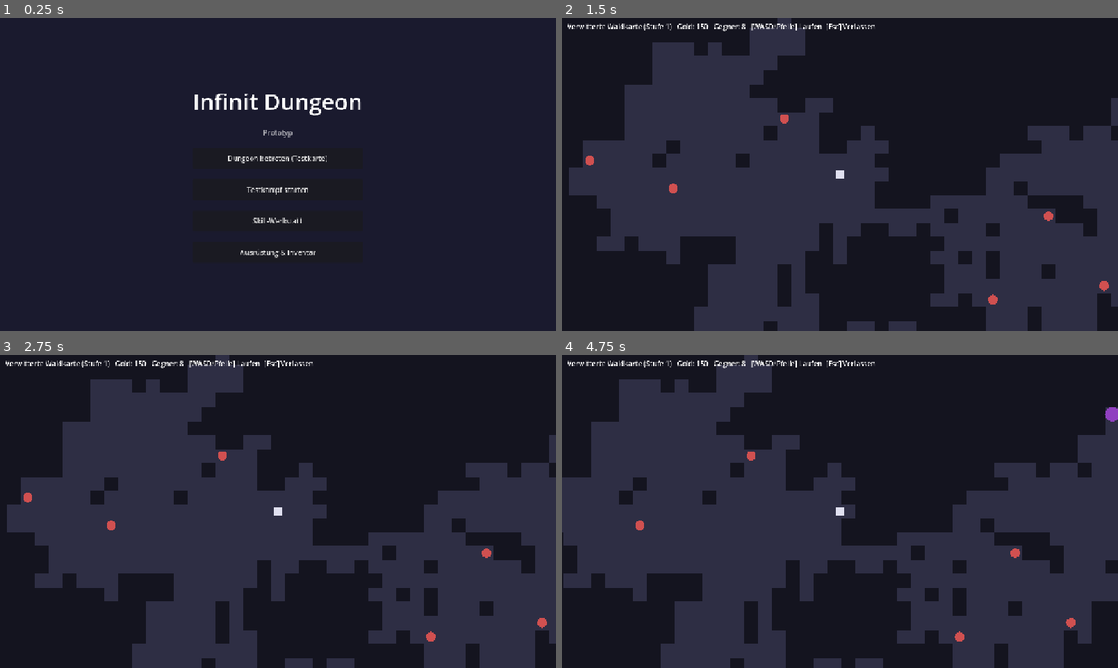
Above: before the commit, frames 1-4 (two rows, left to right).
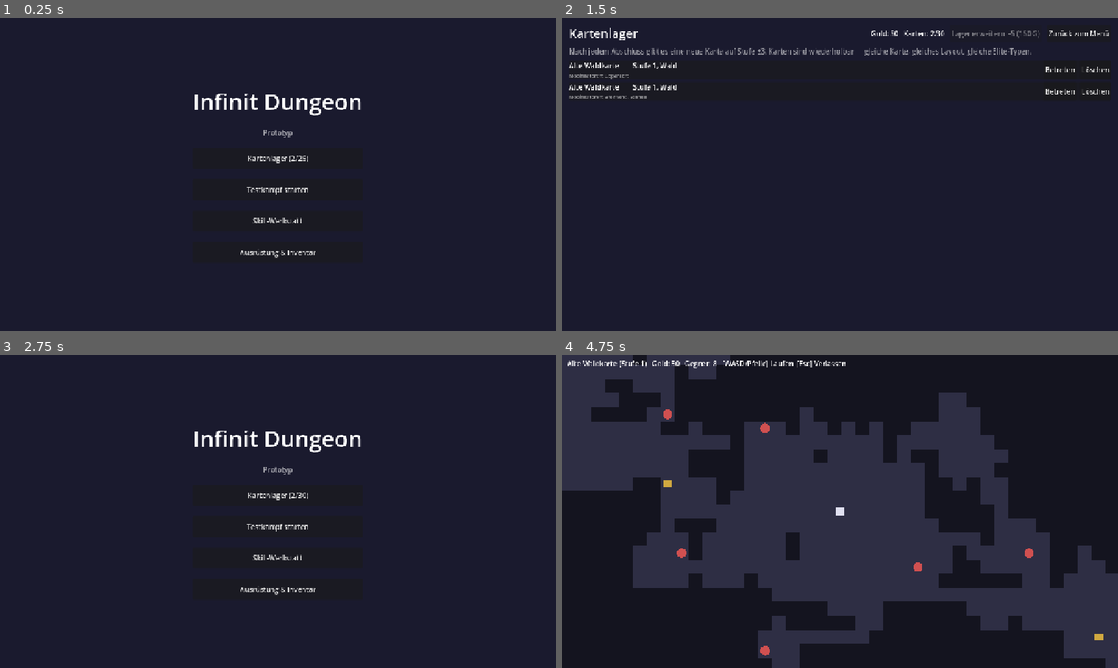
Above: after the commit, the same moments.

Repository: Edrick18/infinit_dungeon
Game: Godot game, scene res://scenes/main.tscn
The game is run twice, just before and just after one commit, with the same random seed, the same clock (stepped at 60 frames per second) and the same inputs.
Inputs (mouse positions are in pixels of both pictures, inside the frame that each line leads up to):
- Up to frame 1 (0.25 s): no input
- Up to frame 2 (1.5 s): click (840, 158) at 0.5 s, where only the run before the commit has a clickable "Dungeon betreten (Testkarte)"; click (995, 33) at 1.25 s, where only the run after the commit has a clickable "Lager erweitern +5 (100 G)"
- Up to frame 3 (2.75 s): click (517, 370) at 2 s, where only the run after the commit has a clickable "Zurück zum Menü"
- Up to frame 4 (4.75 s): click (840, 495) at 2.75 s, where only the run after the commit has a clickable "Kartenlager (2/30)"; click (1062, 408) at 3.5 s, where only the run after the commit has a clickable "Betreten"; tap Enter at 4.25 s; move the mouse to (962, 495) at 4.27 s; hold D from 4.28 s (still down); click (962, 495) at 4.42 s

The runs differ from the first frame. In frame 1, 0.2% of the frame differs, in the area x 41-59%, y 44-47%; in frame 2, 5.4%; in frame 3, 7.2%; in frame 4, 46%, in the area x 0-100%, y 0-100%.

Commit message:
Hub + Kartensystem: Kartenlager, Belohnungskarte +-3 — Mini-Loop komplett
- CardFactory: Karten mit Biom, Namen, Seed und fix gewuerfelten
  Modifikatoren; Belohnungskarte nach Abschluss auf Stufe +-3 (min 1);
  Startkarten (2x Wald Stufe 1)
- GameState: Kartenlager mit 25 Slots, Erweiterung +5 gegen Gold
  (100 G, steigend); volle Lager lehnen Karten ab (Design-Konsequenz)
- Boss-Sieg: Abschluss-Zaehler der Karte steigt, Belohnungskarte wird
  gewuerfelt und eingelagert; Abschluss-Overlay zeigt die Belohnung
  (und warnt, wenn das Lager voll war)
- Kartenlager-Szene: Kartenliste mit Stufe/Biom/Modifikatoren/
  Abschluss-Zaehler, Betreten/Loeschen, Lager-Erweiterung
- Menu: Kartenlager ersetzt den Testkarten-Button; "Dungeon fortsetzen"
  nur bei aktivem Run
- Selbsttest scripts/dev/hub_selftest.gd (14 Checks)

Damit ist der komplette Mini-Loop aus dem Design spielbar:
Karte waehlen -> Dungeon -> Kampf/Loot -> Boss -> neue Karte +-3 -> Hub

Co-Authored-By: Claude Fable 5 <noreply@anthropic.com>

Diff:
--- a/autoload/game_state.gd
+++ b/autoload/game_state.gd
@@ -6,6 +6,11 @@
 var researched: Array[StringName] = []
 var party: Array[Combatant] = []
 var inventory: Array[ItemInstance] = []
+
+## Kartenlager: begrenzt, aber gegen Gold erweiterbar (siehe Design).
+var cards: Array[DungeonCard] = []
+var card_capacity := 25
+var storage_expansions := 0
 
 ## Laufender Dungeon-Besuch: {"card": DungeonCard, "defeated": Array[int],
 ## "opened": Array[int], "player_pos": Vector2, "boss_defeated": bool}.
@@ -21,6 +26,41 @@
 func _ready() -> void:
 	if party.is_empty():
 		party = TestContent.make_party()
+	if cards.is_empty():
+		# Zwei Startkarten, damit es direkt losgehen kann.
+		cards.append(CardFactory.make_starter_card())
+		cards.append(CardFactory.make_starter_card())
+
+
+## Karte ins Lager legen. false, wenn das Lager voll ist (Karte verfällt —
+## bewusste Design-Konsequenz des begrenzten Lagers).
+func add_card(card: DungeonCard) -> bool:
+	if cards.size() >= card_capacity:
+		return false
+	cards.append(card)
+	return true
+
+
+func delete_card(card: DungeonCard) -> void:
+	cards.erase(card)
+
+
+func storage_expansion_cost() -> int:
+	return 100 + storage_expansions * 50
+
+
+func can_expand_storage() -> bool:
+	return gold >= storage_expansion_cost()
+
+
+## Lager gegen Gold um 5 Slots erweitern.
+func expand_storage() -> bool:
+	if not can_expand_storage():
+		return false
+	gold -= storage_expansion_cost()
+	card_capacity += 5
+	storage_expansions += 1
+	return true
 
 
 func start_run(card: DungeonCard) -> void:
--- /dev/null
+++ b/scenes/hub/card_storage.tscn
@@ -0,0 +1,9 @@
+[gd_scene load_steps=2 format=3]
+
+[ext_resource type="Script" path="res://scripts/ui/card_storage.gd" id="1_storage"]
+
+[node name="CardStorage" type="Control"]
+anchors_preset = 15
+anchor_right = 1.0
+anchor_bottom = 1.0
+script = ExtResource("1_storage")
--- /dev/null
+++ b/scripts/dev/hub_selftest.gd
@@ -0,0 +1,102 @@
+extends SceneTree
+## Headless-Selbsttest für Kartenfabrik und Kartenlager:
+##   godot\Godot_v4.7-stable_win64_console.exe --headless -s scripts/dev/hub_selftest.gd
+
+var failures := 0
+
+
+func _init() -> void:
+	_test_card_factory()
+	_test_reward_tiers()
+	_test_storage()
+	if failures == 0:
+		print("SELFTEST OK — alle Hub-/Kartensystem-Tests bestanden")
+		quit(0)
+	else:
+		print("SELFTEST FEHLGESCHLAGEN — %d Fehler" % failures)
+		quit(1)
+
+
+func _check(condition: bool, label: String) -> void:
+	if condition:
+		print("  ok: " + label)
+	else:
+		failures += 1
+		printerr("  FEHLER: " + label)
+
+
+func _test_card_factory() -> void:
+	print("Kartenfabrik:")
+	var rng := RandomNumberGenerator.new()
+	rng.seed = 42
+	var all_ok := true
+	var biomes := {}
+	for i in 50:
+		var card := CardFactory.make_card(3, rng)
+		biomes[card.biome] = true
+		if card.display_name.is_empty() or card.tier != 3 or card.modifier_ids.is_empty():
+			all_ok = false
+		for id in card.modifier_ids:
+			var modifier := EnemyLibrary.get_modifier(id)
+			if modifier == null or modifier.min_tier > 3:
+				all_ok = false
+	_check(all_ok, "50 Karten: Name, Stufe und gültige Modifikatoren (min_tier ok)")
+	_check(biomes.size() == 4, "alle vier Biome kommen vor")
+
+	var starter := CardFactory.make_starter_card()
+	_check(starter.tier == 1 and starter.biome == Enums.Biome.FOREST,
+		"Startkarte: Stufe 1, Wald")
+
+
+func _test_reward_tiers() -> void:
+	print("Belohnungskarte (±3):")
+	var base := DungeonCard.new()
+	base.tier = 5
+	var in_range := true
+	var varied := {}
+	for i in 100:
+		var reward := CardFactory.make_reward(base)
+		varied[reward.tier] = true
+		if reward.tier < 2 or reward.tier > 8:
+			in_range = false
+	_check(in_range, "100 Belohnungen: immer im Bereich Stufe 2-8 (5 ± 3)")
+	_check(varied.size() >= 4, "Stufen streuen (%d verschiedene)" % varied.size())
+
+	var low := DungeonCard.new()
+	low.tier = 1
+	var min_ok := true
+	for i in 50:
+		if CardFactory.make_reward(low).tier < 1:
+			min_ok = false
+	_check(min_ok, "Stufe fällt nie unter 1")
+
+
+func _test_storage() -> void:
+	print("Kartenlager:")
+	# GameState außerhalb des Baums instanziieren (ohne _ready/Startkarten).
+	var state: Node = load("res://autoload/game_state.gd").new()
+	state.card_capacity = 3
+
+	var rng := RandomNumberGenerator.new()
+	rng.seed = 1
+	var cards: Array[DungeonCard] = []
+	for i in 4:
+		cards.append(CardFactory.make_card(1, rng))
+
+	_check(state.add_card(cards[0]) and state.add_card(cards[1]) and state.add_card(cards[2]),
+		"3 Karten passen ins Lager (Kapazität 3)")
+	_check(not state.add_card(cards[3]), "4. Karte wird abgelehnt — Lager voll")
+
+	state.delete_card(cards[1])
+	_check(state.cards.size() == 2 and state.add_card(cards[3]),
+		"nach Löschen ist wieder Platz")
+
+	state.gold = 90
+	_check(not state.can_expand_storage(), "Erweiterung mit 90 G nicht leistbar (kostet 100)")
+	state.gold = 150
+	var cost_before: int = state.storage_expansion_cost()
+	_check(state.expand_storage(), "Erweiterung klappt mit genug Gold")
+	_check(state.card_capacity == 8, "Kapazität 3 → 8 (+5 Slots)")
+	_check(state.gold == 150 - cost_before, "Gold wurde abgezogen")
+	_check(state.storage_expansion_cost() > cost_before, "nächste Erweiterung wird teurer")
+	state.free()
--- /dev/null
+++ b/scripts/dungeon/card_factory.gd
@@ -0,0 +1,56 @@
+class_name CardFactory
+extends RefCounted
+## Erzeugt Dungeon-Karten: Startkarten, Zufallskarten und die
+## Belohnungskarte nach einem Dungeon-Abschluss (Stufe ±3, min. 1).
+## Alle Karten-Eigenschaften inkl. Modifikatoren werden hier fix gewürfelt.
+
+const NAME_PREFIXES: Array[String] = [
+	"Verwitterte", "Zerfledderte", "Alte", "Blutige", "Vergilbte", "Moosige",
+]
+
+const BIOME_CARD_NAMES := {
+	Enums.Biome.FOREST: "Waldkarte",
+	Enums.Biome.CAVE: "Höhlenkarte",
+	Enums.Biome.RUINS: "Ruinenkarte",
+	Enums.Biome.CRYPT: "Kryptakarte",
+}
+
+const BIOME_NAMES := {
+	Enums.Biome.FOREST: "Wald",
+	Enums.Biome.CAVE: "Höhle",
+	Enums.Biome.RUINS: "Ruinen",
+	Enums.Biome.CRYPT: "Krypta",
+}
+
+## Belohnung nach Abschluss: neue Karte auf Stufe ±3 der abgeschlossenen.
+const REWARD_TIER_SPREAD := 3
+
+
+static func make_card(tier: int, rng: RandomNumberGenerator) -> DungeonCard:
+	var card := DungeonCard.new()
+	card.tier = maxi(1, tier)
+	card.seed = rng.randi()
+	card.biome = [Enums.Biome.FOREST, Enums.Biome.CAVE, Enums.Biome.RUINS,
+		Enums.Biome.CRYPT][rng.randi_range(0, 3)] as Enums.Biome
+	card.display_name = "%s %s" % [
+		NAME_PREFIXES[rng.randi_range(0, NAME_PREFIXES.size() - 1)],
+		BIOME_CARD_NAMES[card.biome]]
+	# Elite-/Boss-Modifikatoren fix bei Erstellung (siehe Design).
+	card.modifier_ids = EnemyLibrary.roll_modifiers(card.tier, rng)
+	return card
+
+
+static func make_reward(completed: DungeonCard) -> DungeonCard:
+	var rng := RandomNumberGenerator.new()
+	rng.randomize()
+	var tier := completed.tier + rng.randi_range(-REWARD_TIER_SPREAD, REWARD_TIER_SPREAD)
+	return make_card(tier, rng)
+
+
+static func make_starter_card() -> DungeonCard:
+	var rng := RandomNumberGenerator.new()
+	rng.randomize()
+	var card := make_card(1, rng)
+	card.biome = Enums.Biome.FOREST
+	card.display_name = "%s Waldkarte" % NAME_PREFIXES[rng.randi_range(0, NAME_PREFIXES.size() - 1)]
+	return card
--- a/scripts/dungeon/dungeon_scene.gd
+++ b/scripts/dungeon/dungeon_scene.gd
@@ -37,14 +37,7 @@
 func _ready() -> void:
 	if GameState.current_run.is_empty():
 		# Szene direkt gestartet (F6): Testkarte anlegen.
-		var test_card := DungeonCard.new()
-		test_card.display_name = "Testkarte"
-		test_card.seed = randi()
-		test_card.tier = 1
-		var mod_rng := RandomNumberGenerator.new()
-		mod_rng.seed = test_card.seed
-		test_card.modifier_ids = EnemyLibrary.roll_modifiers(test_card.tier, mod_rng)
-		GameState.start_run(test_card)
+		GameState.start_run(CardFactory.make_starter_card())
 
 	card = GameState.current_run["card"]
 	map = DungeonGenerator.generate(card)
@@ -172,10 +165,18 @@
 	label.horizontal_alignment = HORIZONTAL_ALIGNMENT_CENTER
 	box.add_child(label)
 
-	var note := Label.new()
-	note.text = "(Belohnungskarte ±3 Stufen kommt mit dem Kartensystem.)"
-	note.modulate = Color(1, 1, 1, 0.6)
-	box.add_child(note)
+	var reward: DungeonCard = GameState.current_run.get("reward")
+	if reward != null:
+		var note := Label.new()
+		note.text = "Belohnung: %s (Stufe %d)" % [reward.display_name, reward.tier]
+		note.horizontal_alignment = HORIZONTAL_ALIGNMENT_CENTER
+		box.add_child(note)
+		if not GameState.current_run.get("reward_added", true):
+			var lost := Label.new()
+			lost.text = "Kartenlager voll — die Karte ist verloren!"
+			lost.modulate = Color(1.0, 0.5, 0.4)
+			lost.horizontal_alignment = HORIZONTAL_ALIGNMENT_CENTER
+			box.add_child(lost)
 
 	var back := Button.new()
 	back.text = "Zurück zum Hub"
--- a/scripts/ui/battle_scene.gd
+++ b/scripts/ui/battle_scene.gd
@@ -211,6 +211,12 @@
 		# Gegner im Run als besiegt markieren, dann zurück in den Dungeon.
 		if _dungeon_context["is_boss"]:
 			GameState.current_run["boss_defeated"] = true
+			# Abschluss: Zähler hoch, Belohnungskarte ±3 Stufen würfeln.
+			var run_card: DungeonCard = GameState.current_run["card"]
+			run_card.times_completed += 1
+			var reward := CardFactory.make_reward(run_card)
+			GameState.current_run["reward"] = reward
+			GameState.current_run["reward_added"] = GameState.add_card(reward)
 		else:
 			GameState.current_run["defeated"].append(_dungeon_context["enemy_id"])
 		back.text = "Weiter"
--- /dev/null
+++ b/scripts/ui/card_storage.gd
@@ -0,0 +1,144 @@
+extends Control
+## Kartenlager: gesammelte Dungeon-Karten ansehen, betreten, löschen,
+## Lager gegen Gold erweitern. Der Einstiegspunkt in jeden Dungeon-Run.
+
+const MAIN_SCENE := "res://scenes/main.tscn"
+const DUNGEON_SCENE := "res://scenes/dungeon/dungeon_scene.tscn"
+
+var _gold_label: Label
+var _capacity_label: Label
+var _expand_button: Button
+var _card_list: VBoxContainer
+
+
+func _ready() -> void:
+	_build_layout()
+	_refresh()
+
+
+func _on_enter(card: DungeonCard) -> void:
+	GameState.start_run(card)
+	get_tree().change_scene_to_file(DUNGEON_SCENE)
+
+
+func _on_delete(card: DungeonCard) -> void:
+	GameState.delete_card(card)
+	_refresh()
+
+
+func _on_expand() -> void:
+	if GameState.expand_storage():
+		_refresh()
+
+
+func _build_layout() -> void:
+	var bg := ColorRect.new()
+	bg.color = Color("1a1a2e")
+	bg.set_anchors_preset(Control.PRESET_FULL_RECT)
+	add_child(bg)
+
+	var root := MarginContainer.new()
+	root.set_anchors_preset(Control.PRESET_FULL_RECT)
+	for margin in ["margin_left", "margin_top", "margin_right", "margin_bottom"]:
+		root.add_theme_constant_override(margin, 16)
+	add_child(root)
+
+	var main := VBoxContainer.new()
+	main.add_theme_constant_override("separation", 10)
+	root.add_child(main)
+
+	var head := HBoxContainer.new()
+	head.add_theme_constant_override("separation", 12)
+	main.add_child(head)
+	var title := Label.new()
+	title.text = "Kartenlager"
+	title.add_theme_font_size_override("font_size", 28)
+	title.size_flags_horizontal = Control.SIZE_EXPAND_FILL
+	head.add_child(title)
+	_gold_label = Label.new()
+	head.add_child(_gold_label)
+	_capacity_label = Label.new()
+	head.add_child(_capacity_label)
+	_expand_button = Button.new()
+	_expand_button.pressed.connect(_on_expand)
+	head.add_child(_expand_button)
+	var back := Button.new()
+	back.text = "Zurück zum Menü"
+	back.pressed.connect(func() -> void:
+		get_tree().change_scene_to_file(MAIN_SCENE))
+	head.add_child(back)
+
+	var hint := Label.new()
+	hint.text = "Nach jedem Abschluss gibt es eine neue Karte auf Stufe ±3. Karten sind wiederholbar — gleiche Karte, gleiches Layout, gleiche Elite-Typen."
+	hint.modulate = Color(1, 1, 1, 0.55)
+	hint.autowrap_mode = TextServer.AUTOWRAP_WORD_SMART
+	main.add_child(hint)
+
+	var scroll := ScrollContainer.new()
+	scroll.size_flags_vertical = Control.SIZE_EXPAND_FILL
+	scroll.size_flags_horizontal = Control.SIZE_EXPAND_FILL
+	main.add_child(scroll)
+	_card_list = VBoxContainer.new()
+	_card_list.size_flags_horizontal = Control.SIZE_EXPAND_FILL
+	_card_list.add_theme_constant_override("separation", 6)
+	scroll.add_child(_card_list)
+
+
+func _refresh() -> void:
+	_gold_label.text = "Gold: %d" % GameState.gold
+	_capacity_label.text = "Karten: %d/%d" % [GameState.cards.size(), GameState.card_capacity]
+	_expand_button.text = "Lager erweitern +5 (%d G)" % GameState.storage_expansion_cost()
+	_expand_button.disabled = not GameState.can_expand_storage()
+
+	for child in _card_list.get_children():
+		child.queue_free()
+	if GameState.cards.is_empty():
+		var empty := Label.new()
+		empty.text = "Keine Karten — schließe Dungeons ab, um neue zu erhalten."
+		empty.modulate = Color(1, 1, 1, 0.5)
+		_card_list.add_child(empty)
+	for card in GameState.cards:
+		_card_list.add_child(_make_card_row(card))
+
+
+func _make_card_row(card: DungeonCard) -> Control:
+	var panel := PanelContainer.new()
+	var row := HBoxContainer.new()
+	row.add_theme_constant_override("separation", 8)
+	panel.add_child(row)
+
+	var info := VBoxContainer.new()
+	info.size_flags_horizontal = Control.SIZE_EXPAND_FILL
+	row.add_child(info)
+
+	var name_label := Label.new()
+	name_label.text = "%s  —  Stufe %d, %s" % [card.display_name, card.tier,
+		CardFactory.BIOME_NAMES[card.biome]]
+	info.add_child(name_label)
+
+	var detail := Label.new()
+	var modifier_names: Array[String] = []
+	for id in card.modifier_ids:
+		var modifier := EnemyLibrary.get_modifier(id)
+		if modifier != null:
+			modifier_names.append(modifier.display_name)
+	var detail_parts: Array[String] = []
+	if not modifier_names.is_empty():
+		detail_parts.append("Modifikatoren: " + ", ".join(modifier_names))
+	if card.times_completed > 0:
+		detail_parts.append("%d× abgeschlossen" % card.times_completed)
+	detail.text = "  ·  ".join(detail_parts) if not detail_parts.is_empty() else "Noch unerkundet"
+	detail.add_theme_font_size_override("font_size", 11)
+	detail.modulate = Color(1, 1, 1, 0.6)
+	info.add_child(detail)
+
+	var enter := Button.new()
+	enter.text = "Betreten"
+	enter.pressed.connect(_on_enter.bind(card))
+	row.add_child(enter)
+
+	var delete := Button.new()
+	delete.text = "Löschen"
+	delete.pressed.connect(_on_delete.bind(card))
+	row.add_child(delete)
+	return panel
--- a/scripts/ui/main_menu.gd
+++ b/scripts/ui/main_menu.gd
@@ -5,6 +5,7 @@
 const WORKSHOP_SCENE := "res://scenes/workshop/skill_workshop.tscn"
 const DUNGEON_SCENE := "res://scenes/dungeon/dungeon_scene.tscn"
 const INVENTORY_SCENE := "res://scenes/inventory/inventory_scene.tscn"
+const CARDS_SCENE := "res://scenes/hub/card_storage.tscn"
 
 
 func _ready() -> void:
@@ -33,27 +34,20 @@
 	subtitle.modulate = Color(1, 1, 1, 0.6)
 	box.add_child(subtitle)
 
-	var dungeon_button := Button.new()
-	dungeon_button.custom_minimum_size = Vector2(260, 48)
-	if GameState.current_run.is_empty():
-		dungeon_button.text = "Dungeon betreten (Testkarte)"
-		dungeon_button.pressed.connect(func() -> void:
-			var card := DungeonCard.new()
-			card.display_name = "Verwitterte Waldkarte"
-			card.seed = randi()
-			card.tier = 1
-			card.biome = Enums.Biome.FOREST
-			# Elite-/Boss-Modifikatoren werden bei Kartenerstellung fix gewürfelt.
-			var mod_rng := RandomNumberGenerator.new()
-			mod_rng.seed = card.seed
-			card.modifier_ids = EnemyLibrary.roll_modifiers(card.tier, mod_rng)
-			GameState.start_run(card)
+	if not GameState.current_run.is_empty():
+		var resume_button := Button.new()
+		resume_button.text = "Dungeon fortsetzen"
+		resume_button.custom_minimum_size = Vector2(260, 48)
+		resume_button.pressed.connect(func() -> void:
 			get_tree().change_scene_to_file(DUNGEON_SCENE))
-	else:
-		dungeon_button.text = "Dungeon fortsetzen"
-		dungeon_button.pressed.connect(func() -> void:
-			get_tree().change_scene_to_file(DUNGEON_SCENE))
-	box.add_child(dungeon_button)
+		box.add_child(resume_button)
+
+	var cards_button := Button.new()
+	cards_button.text = "Kartenlager (%d/%d)" % [GameState.cards.size(), GameState.card_capacity]
+	cards_button.custom_minimum_size = Vector2(260, 48)
+	cards_button.pressed.connect(func() -> void:
+		get_tree().change_scene_to_file(CARDS_SCENE))
+	box.add_child(cards_button)
 
 	var battle_button := Button.new()
 	battle_button.text = "Testkampf starten"
Not shown, added: scripts/dev/hub_selftest.gd.uid
Not shown, added: scripts/dungeon/card_factory.gd.uid
Not shown, added: scripts/ui/card_storage.gd.uid
